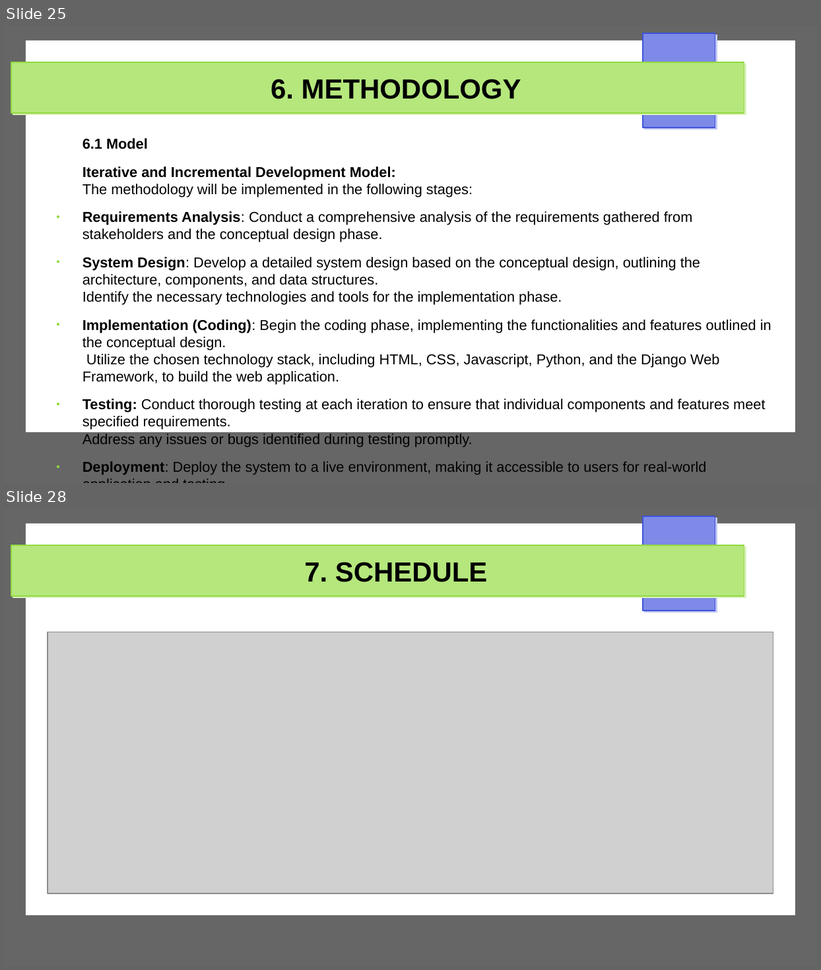
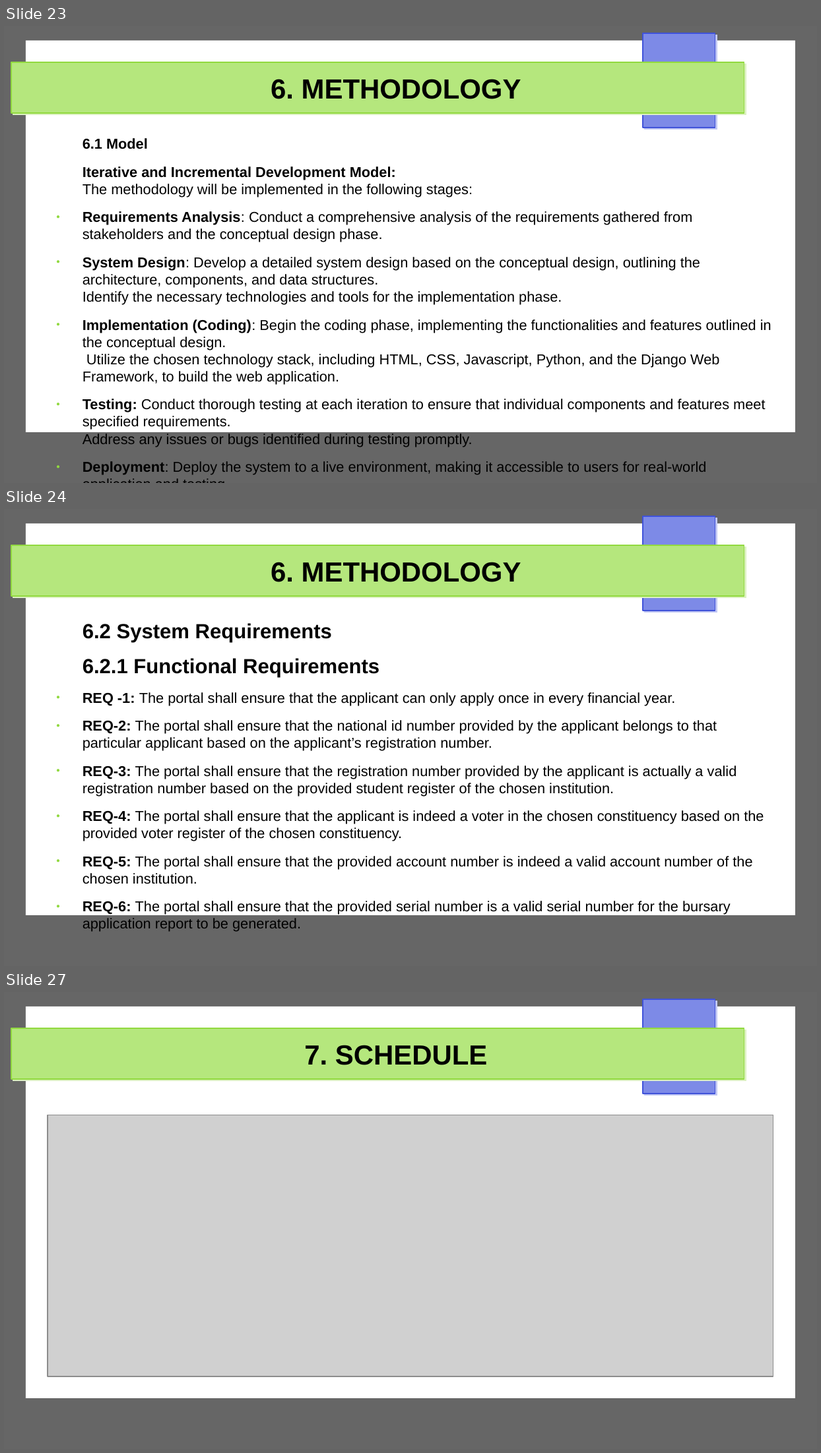
Before and after one commit to Michael-Otieno-Kasuku/Mashinani, a slide deck: docs/proposal/mashinani.odp. Shown one above the other, each under a label of ours: slides 25 and 28 before the commit, slides 23, 24 and 27 after it; the slides between them are not shown. The pictures are 821x970 and 821x1453 pixels, drawn with LibreOffice and Linux fonts; fonts in the diff are those of the drawing; grey boxes stand for pictures. Boxes give left, top, right and bottom in pixels: in the first picture for what was removed or moved away, otherwise in the second. Text is boxed around its words. In the diff, an @@ line names an element or a change of style, - is before the commit and + after.

```diff
--- a/docs/proposal/mashinani.odp
+++ b/docs/proposal/mashinani.odp
@@ slide 24 added at bbox=[4, 509, 817, 966], background #FFFFFF; not listed: 4 template elements that a slide beside it also shows @@
@@ title added at bbox=[271, 562, 521, 582], 27 pt, text #000000, bold @@
+6. METHODOLOGY
@@ text added at bbox=[83, 623, 764, 915], 14 pt, text #000000 @@
+6.2 System Requirements
+6.2.1 Functional Requirements
+● REQ -1: The portal shall ensure that the applicant can only apply once in every financial year.
+● REQ-2: The portal shall ensure that the national id number provided by the applicant belongs to that particular applicant based on the applicant’s registration number.
+● REQ-3: The portal shall ensure that the registration number provided by the applicant is actually a valid registration number based on the provided student register of the chosen institution.
+● REQ-4: The portal shall ensure that the applicant is indeed a voter in the chosen constituency based on the provided voter register of the chosen constituency.
+● REQ-5: The portal shall ensure that the provided account number is indeed a valid account number of the chosen institution.
+● REQ-6: The portal shall ensure that the provided serial number is a valid serial number for the bursary application report to be generated.
@@ what was slide 25 is now slide 23 @@
@@ what was slide 28 is now slide 27 @@
```
Also in this commit, not shown: 9 slides changed, 3 other slides added, 5 slides removed, 2 other files.
